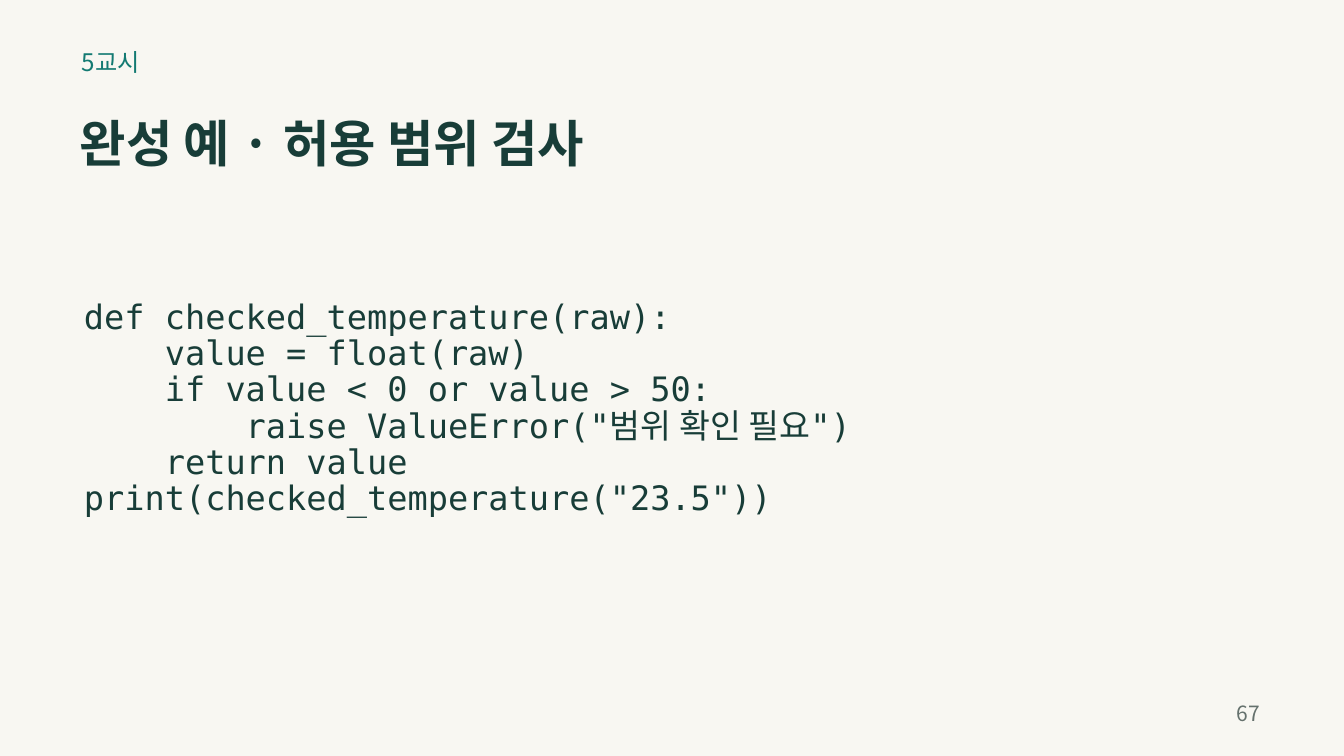
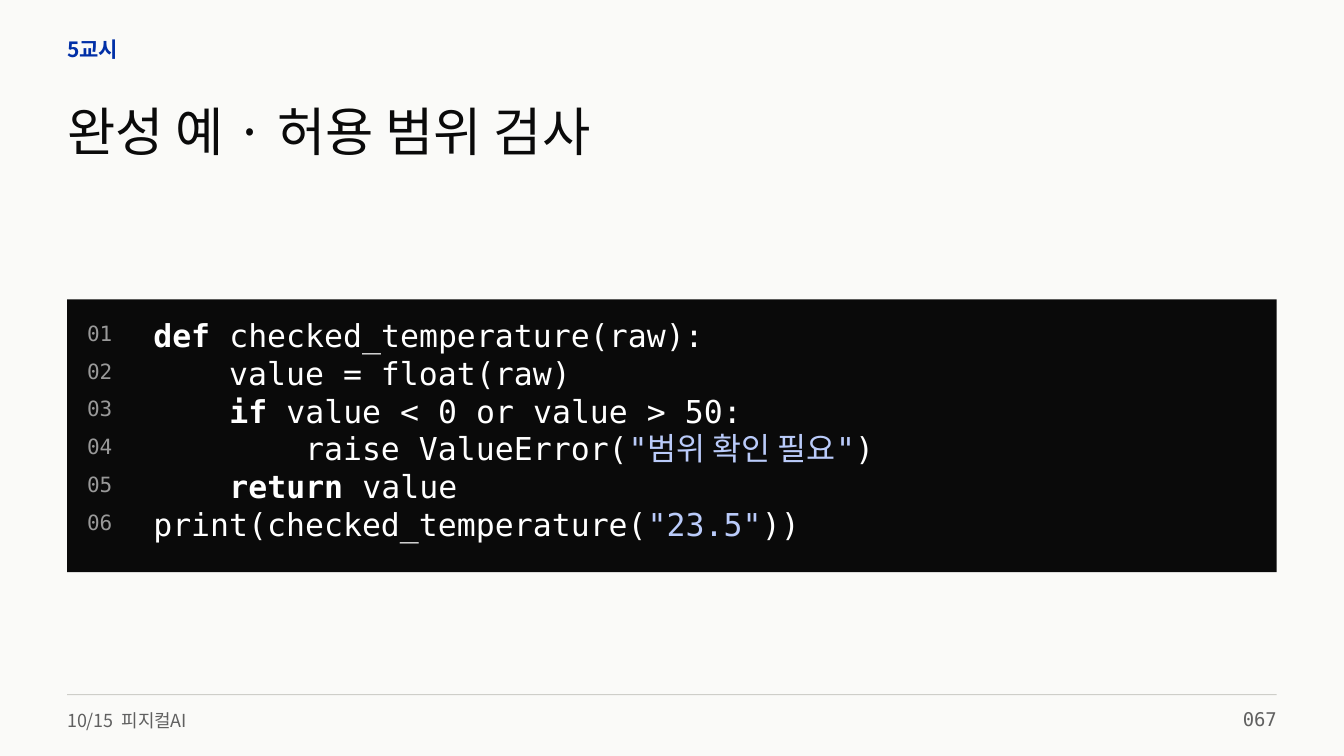
Before and after one commit to zeusk302-png/kdigital-physical-ai, a slide deck: slide 67 of downloads/2026-10-15/readable-slides.pptx. Drawn at 1344x756 pixels with LibreOffice and Linux fonts; fonts in the diff are those of the drawing. Boxes give left, top, right and bottom in pixels: in the first picture for what was removed or moved away, otherwise in the second. Text is boxed around its words. In the diff, an @@ line names an element or a change of style, - is before the commit and + after.

```diff
--- a/downloads/2026-10-15/readable-slides.pptx
+++ b/downloads/2026-10-15/readable-slides.pptx
@@ background #F8F7F2 to #FAFAF8 @@
@@ text "5교시": place and size @@
-text "5교시" at [82,51,140,73]
+text "5교시" at [67,39,118,59]
@@ text "5교시" at [67,39,118,59]: size 17.2 to 15 pt, text colour #137A72 to #002FA7, bold on @@
@@ text "완성 예 · 허용 범위 ...": place and size @@
-text "완성 예 · 허용 범위 ..." at [80,119,584,167]
+text "완성 예 · 허용 범위 ..." at [67,107,591,155]
@@ text "완성 예 · 허용 범위 ..." at [67,107,591,155]: size 36 to 37.5 pt, text colour #183D38 to #0A0A0A, bold off @@
@@ rectangle added at [68,299,1277,573], fill #0A0A0A @@
@@ text at [84,303,711,402]: paragraphs removed @@
-def checked_temperature(raw):
-value = float(raw)
-if value < 0 or value > 50:
@@ text added at [87,325,112,341], 15 pt, text #999999 @@
+01
@@ text added at [153,323,703,354], 22.5 pt, text #FFFFFF @@
+def checked_temperature(raw):
@@ text added at [87,363,112,379], 15 pt, text #999999 @@
+02
@@ text added at [229,361,571,389], 22.5 pt, text #FFFFFF @@
+value = float(raw)
@@ text added at [87,400,112,416], 15 pt, text #999999 @@
+03
@@ text added at [229,397,742,424], 22.5 pt, text #FFFFFF @@
+if value < 0 or value > 50:
@@ text at [84,448,772,517]: paragraphs removed @@
-return value
-print(checked_temperature("23.5"))
@@ text added at [87,438,112,454], 15 pt, text #999999 @@
+04
@@ text "raise ValueError("범위 확인 필요")": place and size @@
-text "raise ValueError("범위 확인 필요")" at [84,303,851,517]
+text "raise ValueError("범위 확인 필요")" at [305,433,874,464]
@@ text "raise ValueError("범위 확인 필요")" at [305,433,874,464]: size 24 to 22.5 pt; text colour #183D38 to #FFFFFF in "raise ValueError("범위 필요")"; text colour #183D38 to #BACBFA in "ValueError("범위 확인 필요")"; line spacing 0.9 to 1 @@
@@ text added at [87,476,112,492], 15 pt, text #999999 @@
+05
@@ text added at [229,474,457,499], 22.5 pt, text #FFFFFF, bold @@
+return value
@@ text added at [87,514,112,530], 15 pt, text #999999 @@
+06
@@ text added at [153,512,799,543], 22.5 pt, text #FFFFFF @@
+print(checked_temperature("23.5"))
@@ text added at [67,712,187,730], 12.8 pt, text #606060 @@
+10/15 피지컬AI
@@ rectangle added at [68,695,1277,696], fill #CECEC9 @@
@@ text removed at [1237,705,1260,721] @@
-67
@@ text added at [1243,712,1277,726], 13.5 pt, text #606060 @@
+067
```
Also in this commit, not shown: 96 other slides changed, 11 other files.
